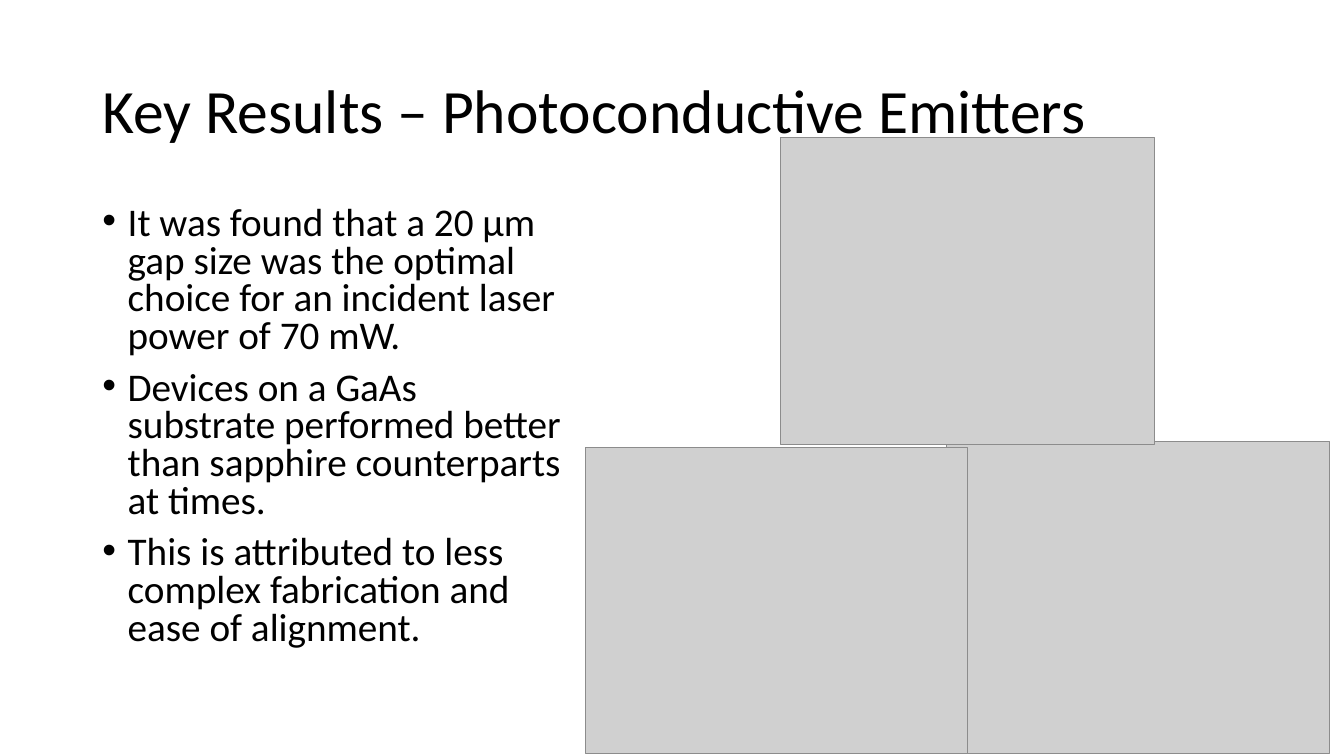
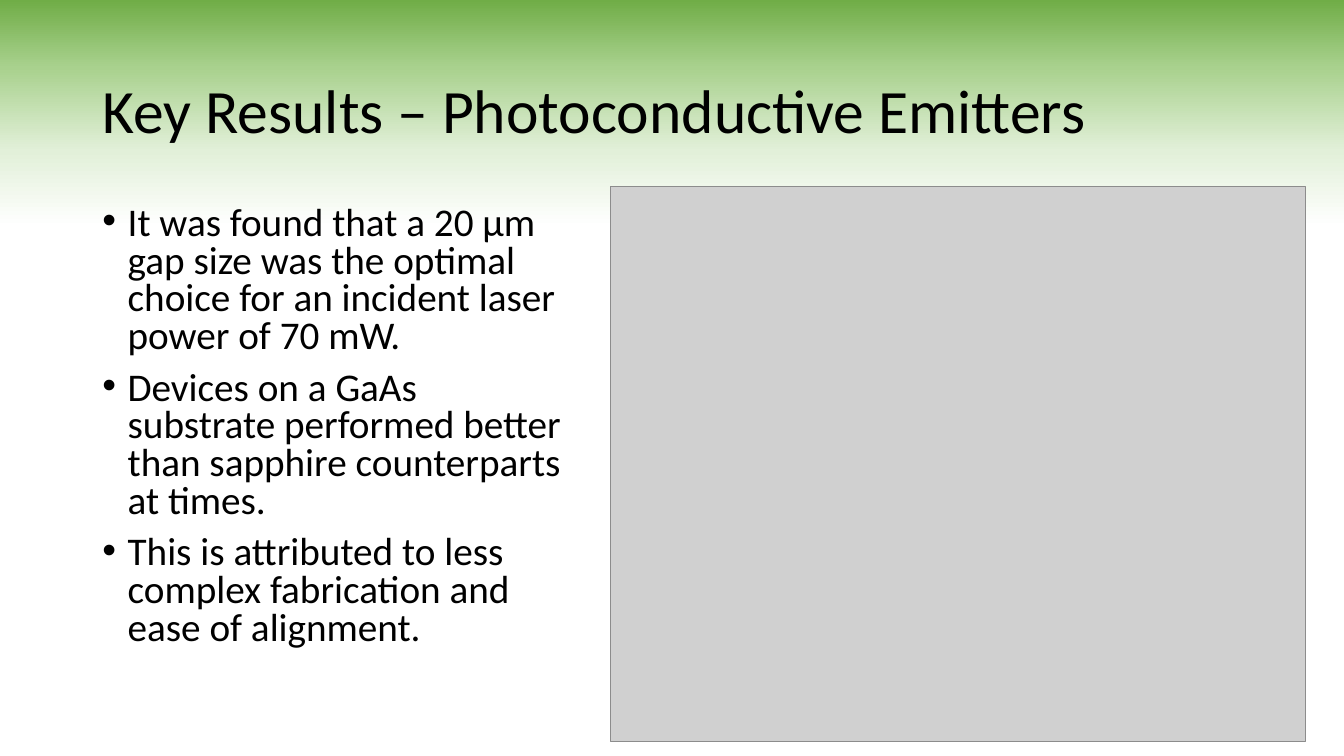
Before and after one commit to CalumTowler/Final-PhD-Files, a slide deck: slide 13 of VIVA_Presentation.pptx. Drawn at 1344x756 pixels with LibreOffice and Linux fonts; fonts in the diff are those of the drawing; grey boxes stand for pictures. Boxes give left, top, right and bottom in pixels: in the first picture for what was removed or moved away, otherwise in the second. Text is boxed around its words. In the diff, an @@ line names an element or a change of style, - is before the commit and + after.

```diff
--- a/VIVA_Presentation.pptx
+++ b/VIVA_Presentation.pptx
@@ background #FFFFFF to gradient #70AD47 to #A9D18E to #E2F0D9 to #FFFFFF @@
@@ picture removed at (780, 137, 1155, 444) @@
@@ picture: place and size @@
-picture at (585, 448, 968, 753)
+picture at (610, 187, 1306, 741)
@@ picture removed at (948, 442, 1331, 754) @@
```
Also in this commit, not shown: 12 other slides changed, 2 slides added, 3 slides removed.
